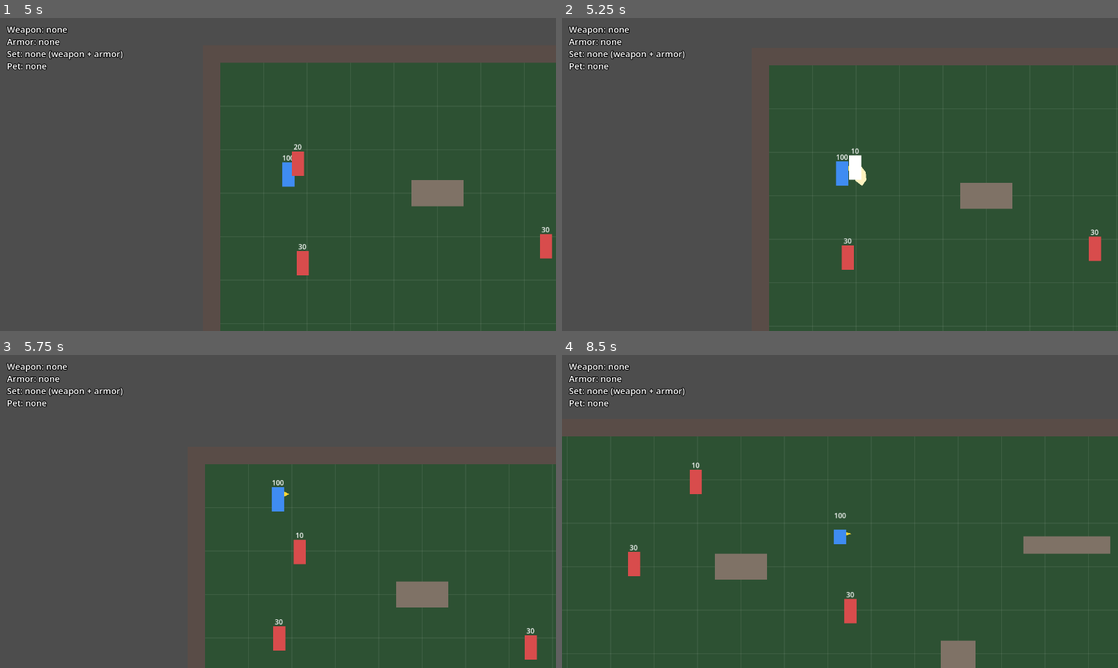
Above: before the commit, frames 1-4 (two rows, left to right).
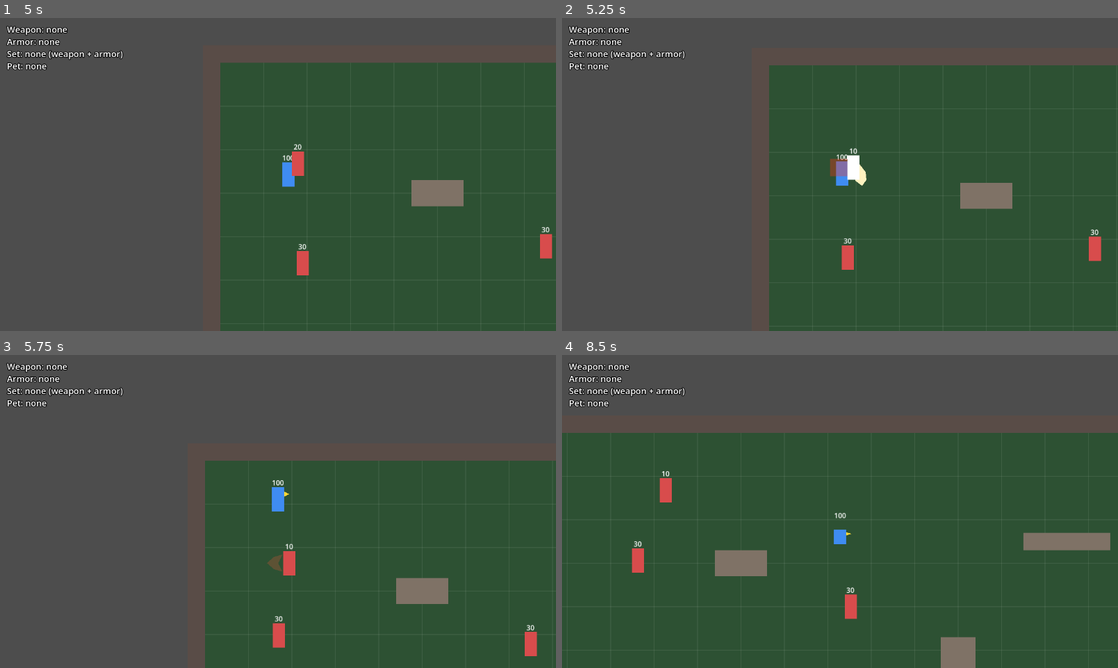
Above: after the commit, the same moments.

Repository: knc219-a11y/second-game
Game: Godot game, scene res://scenes/test_map.tscn
The game is run twice, just before and just after one commit, with the same random seed, the same clock (stepped at 60 frames per second) and the same inputs.
Inputs:
- Up to frame 1 (5 s): hold Up (move_up) 0.53-2.03 s; tap X (attack) at 0.6, 1.55, 2.1, 3.05, 3.6, 4.55 s; tap Space (roll) at 0.8, 1.35, 2.3, 2.85, 3.8, 4.35 s; hold Left (move_left) 2.03-3.53 s; hold Down (move_down) 3.53-4.28 s; hold Right (move_right) from 4.28 s (still down)
- Up to frame 2 (5.25 s): release Right (move_right) at 5.03 s; hold Up (move_up) from 5.03 s (still down); tap X (attack) at 5.1 s
- Up to frame 3 (5.75 s): keep holding Up (move_up); tap Space (roll) at 5.3 s
- Up to frame 4 (8.5 s): release Up (move_up) at 5.78 s; hold Right (move_right) 5.78-8.03 s; tap Space (roll) at 5.85, 6.8, 7.35, 8.3 s; tap X (attack) at 6.05, 6.6, 7.55, 8.1 s; hold Down (move_down) from 8.03 s (still down)

Frame 1 is identical in both runs. In frame 2, 0.3% of the frame differs, in the area x 48-55%, y 41-52%; in frame 3, 1.5%; in frame 4, 2.4%, in the area x 0-100%, y 24-92%.

Commit message:
Enemy: normal enemies counter after being knocked back so mashing X costs a hit
A knockback marks a normal enemy's next swing as a counter: it starts as
soon as the enemy is back in range (no cooldown wait), can't be
interrupted, and winds up in red instead of yellow. Tough enemies keep
their super armor rule unchanged.

Co-Authored-By: Claude Opus 5.5 (1M context) <noreply@anthropic.com>
Claude-Session: https://claude.ai/code/session_01CKwnqmWfmSJLag9zHMCqbA

Diff:
--- a/scripts/enemy.gd
+++ b/scripts/enemy.gd
@@ -53,6 +53,12 @@
 # Hits during its own attack neither push it nor cancel the swing (the tough
 # variant), so the Player can't just mash through its wind-up and must dodge.
 @export var super_armor: bool = false
+# Normal enemies bite back: once a hit knocks one back, its next swing starts as
+# soon as it is in range again (no cooldown wait) and can't be interrupted, so
+# mashing X costs a hit unless the Player steps or rolls out of the wind-up.
+# The wind-up shows counter_color instead of telegraph_color. Not used with
+# super_armor (the tough variant keeps its own rule).
+@export var counter_color: Color = Color(1, 0.3, 0.2, 1)
 
 enum AttackPhase { NONE, STARTUP, ACTIVE, RECOVERY }
 
@@ -72,6 +78,9 @@
 var cooldown_left: float = 0.0
 # True once the current attack has damaged the Player (one hit per attack).
 var attack_landed: bool = false
+# Set by a knockback; the next swing is a counter (see counter_color).
+var counter_ready: bool = false
+var is_counter: bool = false
 
 @onready var hp_label: Label = $HpLabel
 # Placeholder attack visual; scale.x is locked toward the Player at attack start.
@@ -153,7 +162,7 @@
 	# Lower bound (half of stop_distance) keeps it from parking right above/below the Player.
 	var on_line := absf(to_player.y) <= vertical_tolerance
 	var in_attack_range := not is_crossing and on_line and absf(dx) <= attack_range and absf(dx) >= stop_distance * 0.5
-	if in_attack_range and cooldown_left <= 0.0:
+	if in_attack_range and (cooldown_left <= 0.0 or counter_ready):
 		_start_attack()
 		return
 	var at_side := absf(dx) <= stop_distance and absf(dx) >= stop_distance * 0.5
@@ -193,6 +202,8 @@
 func _start_attack() -> void:
 	attack_time = 0.0
 	attack_landed = false
+	is_counter = counter_ready
+	counter_ready = false
 	cooldown_left = attack_cooldown
 	# Left/right only: swing toward the side the Player is on.
 	attack_pivot.scale.x = 1 if player.global_position.x >= global_position.x else -1
@@ -214,6 +225,7 @@
 
 
 func _end_attack() -> void:
+	is_counter = false
 	attack_pivot.visible = false
 	_set_attack_phase(AttackPhase.NONE)
 
@@ -237,7 +249,9 @@
 
 
 func _body_color() -> Color:
-	return telegraph_color if attack_phase == AttackPhase.STARTUP else base_color
+	if attack_phase != AttackPhase.STARTUP:
+		return base_color
+	return counter_color if is_counter else telegraph_color
 
 
 func _apply_hit() -> void:
@@ -268,7 +282,7 @@
 	body.color = flash_color
 	flash_time_left = flash_duration
 
-	if super_armor and attack_phase != AttackPhase.NONE:
+	if (super_armor or is_counter) and attack_phase != AttackPhase.NONE:
 		return
 	if direction != 0 and knockback_duration > 0.0:
 		# Knockback interrupts the attack; the cooldown keeps running.
@@ -277,6 +291,8 @@
 		knockback_dir = direction
 		knockback_time_left = knockback_duration
 		knockback_push = knockback_distance * knockback_scale
+		if not super_armor:
+			counter_ready = true
 
 
 func _try_drop_loot() -> void:
